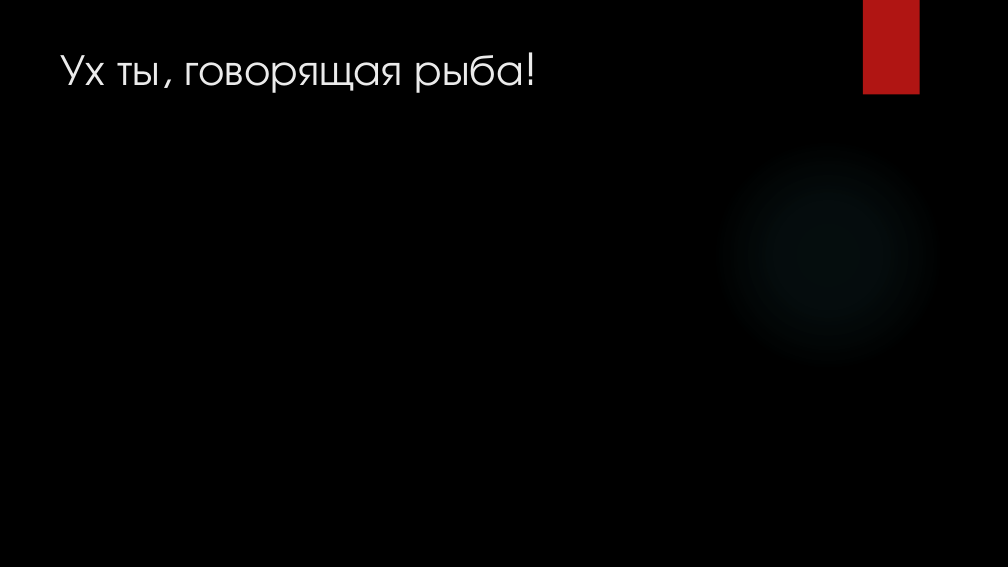
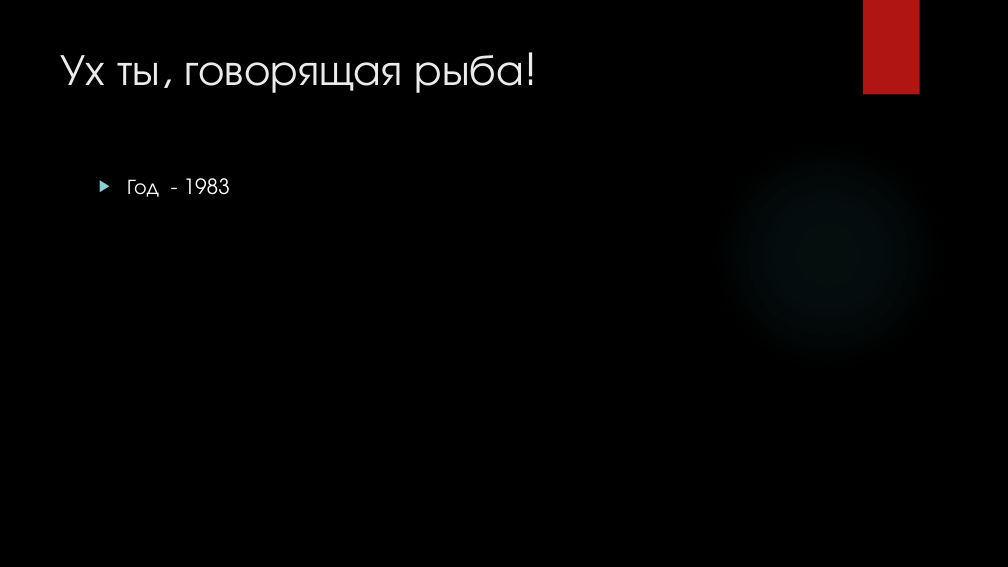
Before and after one commit to SergAub/PR6_Aubov_PR-21.102, a slide deck: slide 3 of Презентация.pptx. Drawn at 1008x567 pixels with LibreOffice and Linux fonts; fonts in the diff are those of the drawing; background and template pictures are left out. Boxes give left, top, right and bottom in pixels: in the first picture for what was removed or moved away, otherwise in the second. Text is boxed around its words. In the diff, an @@ line names an element or a change of style, - is before the commit and + after.

Commit message:
Презентация.pptx - добавлен текст на 3 слайд

```diff
--- a/Презентация.pptx
+++ b/Презентация.pptx
@@ text added at [127,178,230,197], 20 pt, text #FFFFFF @@
+▶ Год - 1983
```
